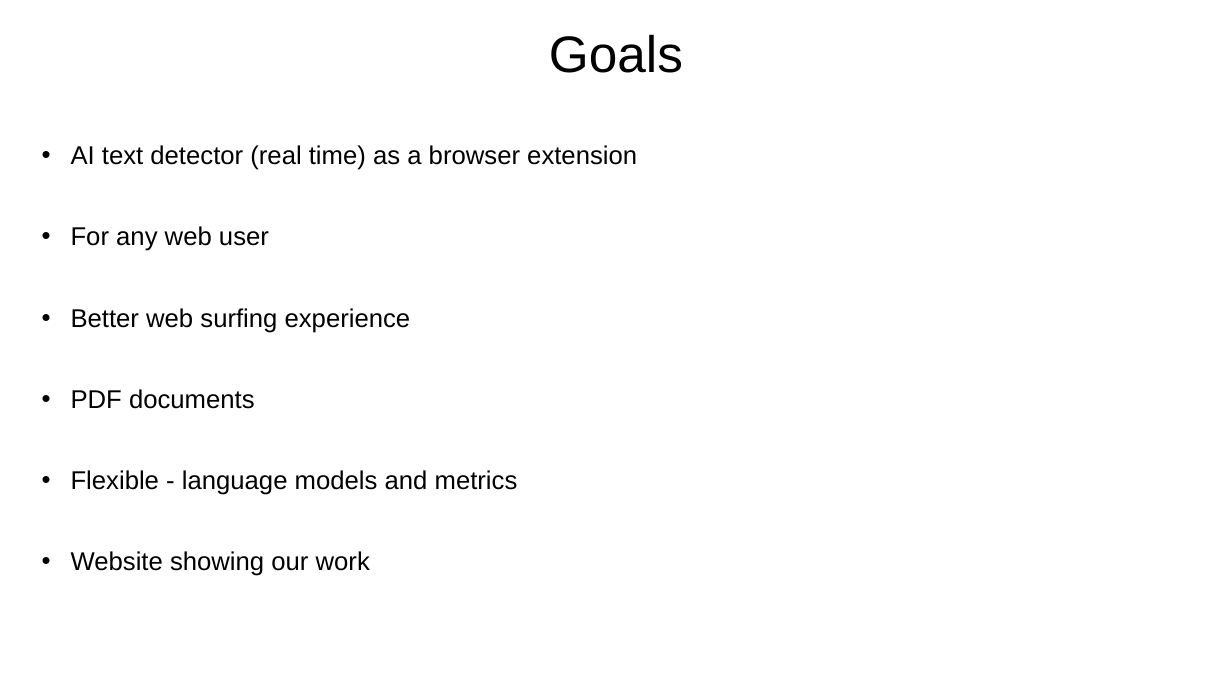
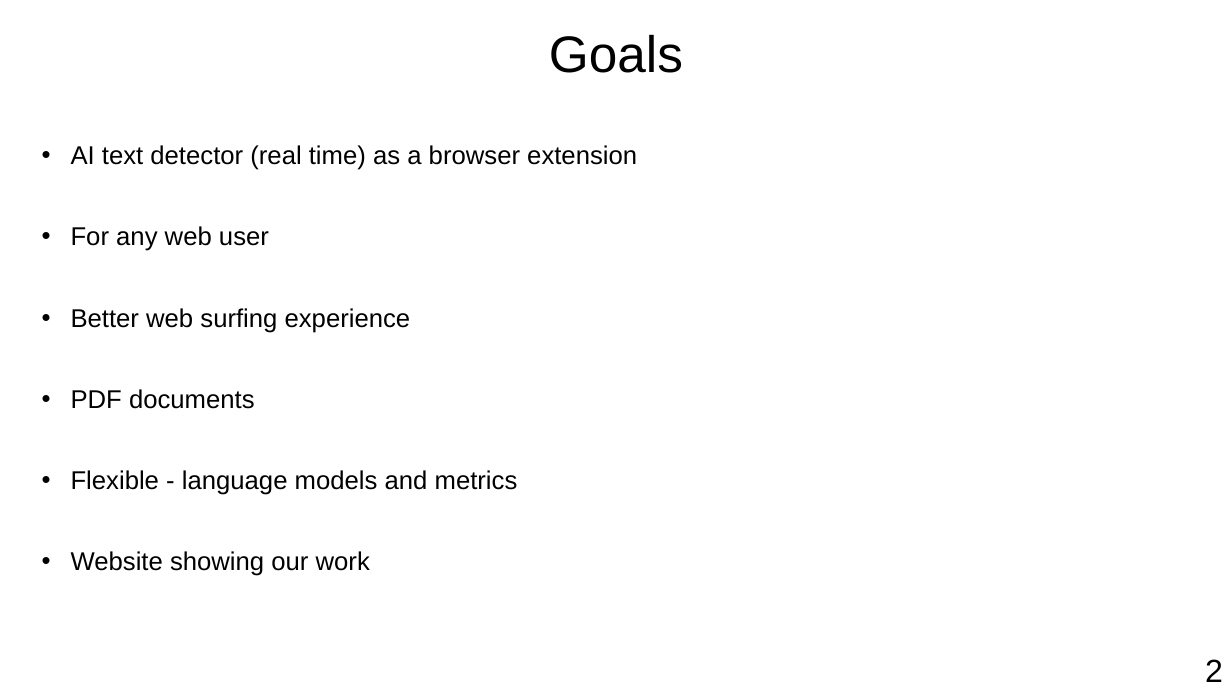
Before and after one commit to zzzzz151/AI-text-detector, a slide deck: slide 2 of ElaborationPresentation.pptx. Drawn at 1232x693 pixels with LibreOffice and Linux fonts; fonts in the diff are those of the drawing. Boxes give left, top, right and bottom in pixels: in the first picture for what was removed or moved away, otherwise in the second. Text is boxed around its words. In the diff, an @@ line names an element or a change of style, - is before the commit and + after.

```diff
--- a/ElaborationPresentation.pptx
+++ b/ElaborationPresentation.pptx
@@ text added at [1205,659,1223,682], 25 pt, text #000000 @@
+2
```
Also in this commit, not shown: 2 other slides changed, 3 slides added.
